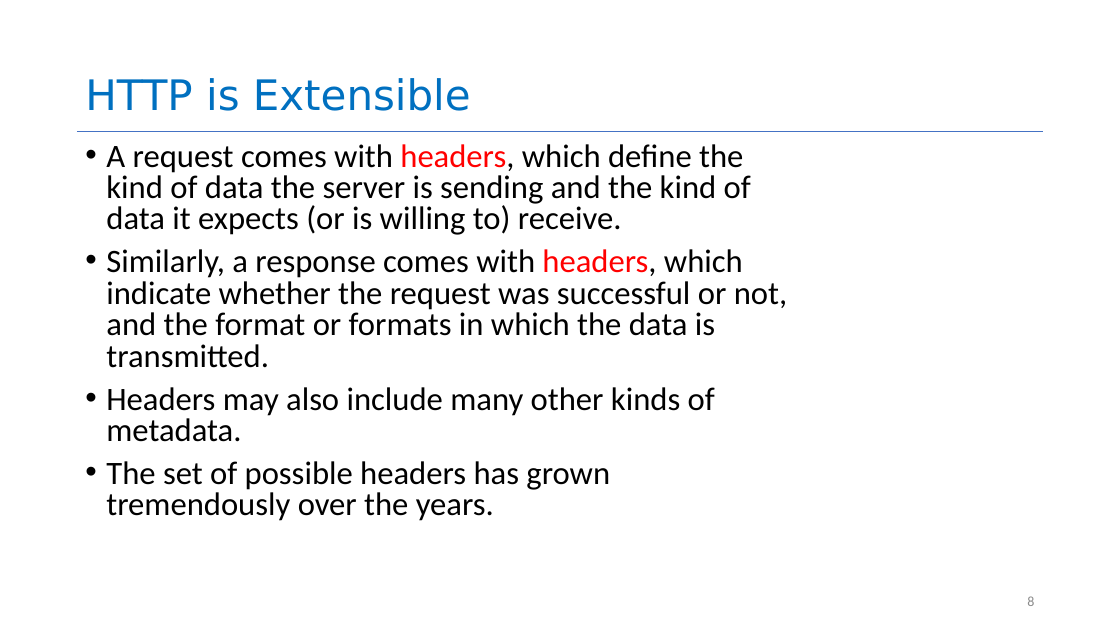
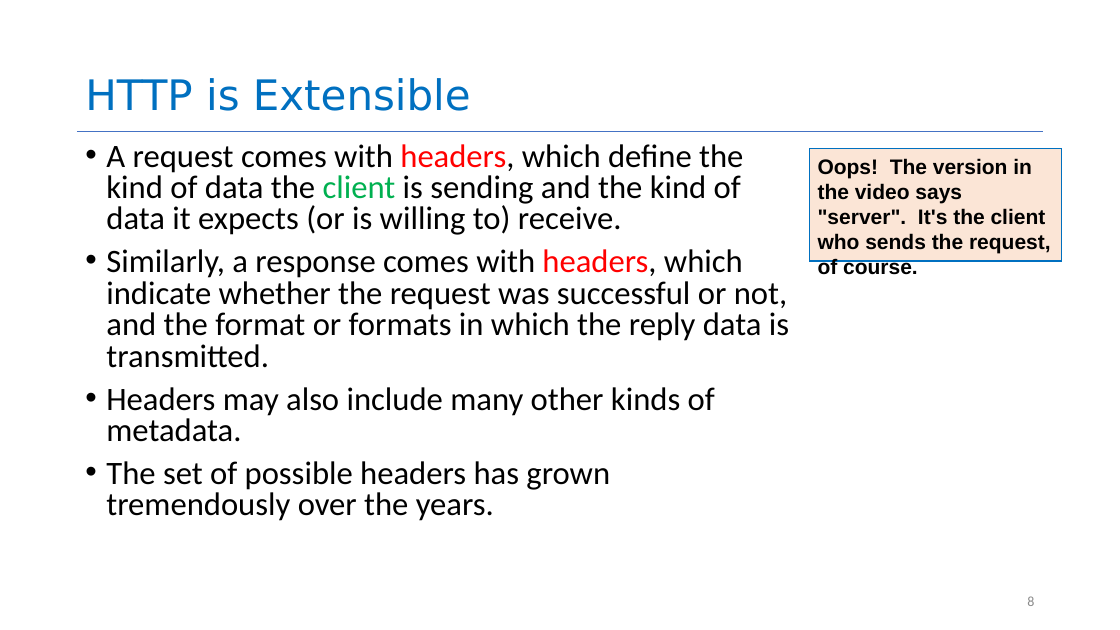
Before and after one commit to neu-se/CS4530-CS5500-Spring-2021, a slide deck: slide 8 of Slides/Lesson 3.2 HTTP Basics.pptx. Drawn at 1120x630 pixels with LibreOffice and Linux fonts; fonts in the diff are those of the drawing. Boxes give left, top, right and bottom in pixels: in the first picture for what was removed or moved away, otherwise in the second. Text is boxed around its words. In the diff, an @@ line names an element or a change of style, - is before the commit and + after.

```diff
--- a/Slides/Lesson 3.2 HTTP Basics.pptx
+++ b/Slides/Lesson 3.2 HTTP Basics.pptx
@@ text at <box>106,144,789,368</box>: text changed @@
-• A request comes with headers, which define the kind of data the server is sending and the kind of data it expects (or is willing to) receive.
-• Similarly, a response comes with headers, which indicate whether the request was successful or not, and the format or formats in which the data is transmitted.
+• A request comes with headers, which define the kind of data the client is sending and the kind of data it expects (or is willing to) receive.
+• Similarly, a response comes with headers, which indicate whether the request was successful or not, and the format or formats in which the reply data is transmitted.
@@ rectangle added at <box>809,149,1061,260</box>, fill #FBE5D6, outline #0070C0 1 pt, 18 pt, text #000000, bold @@
+Oops! The version in the video says "server". It's the client who sends the request, of course.
```
Also in this commit, not shown: 8 other slides changed, 1 other file.
